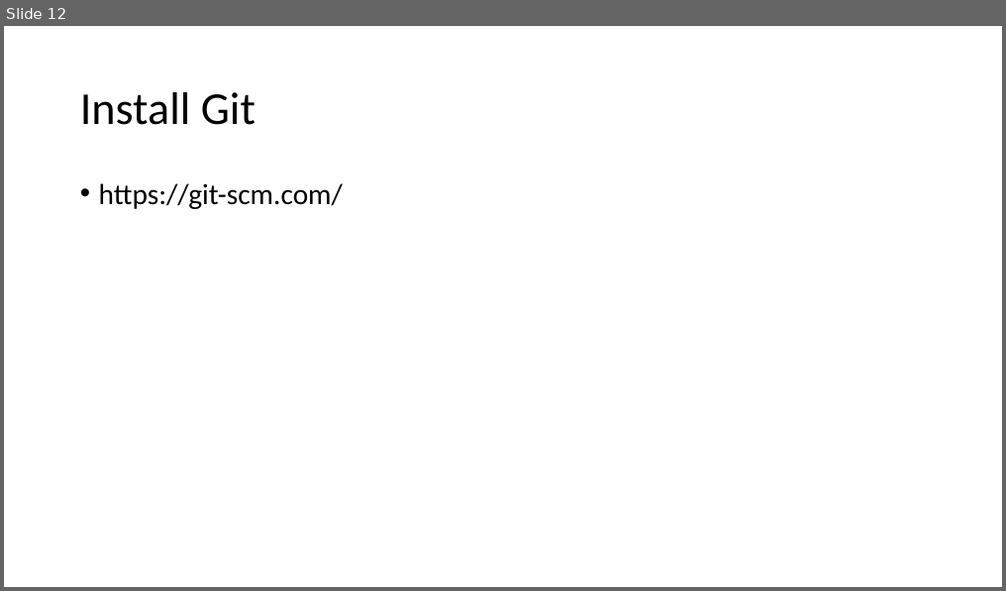
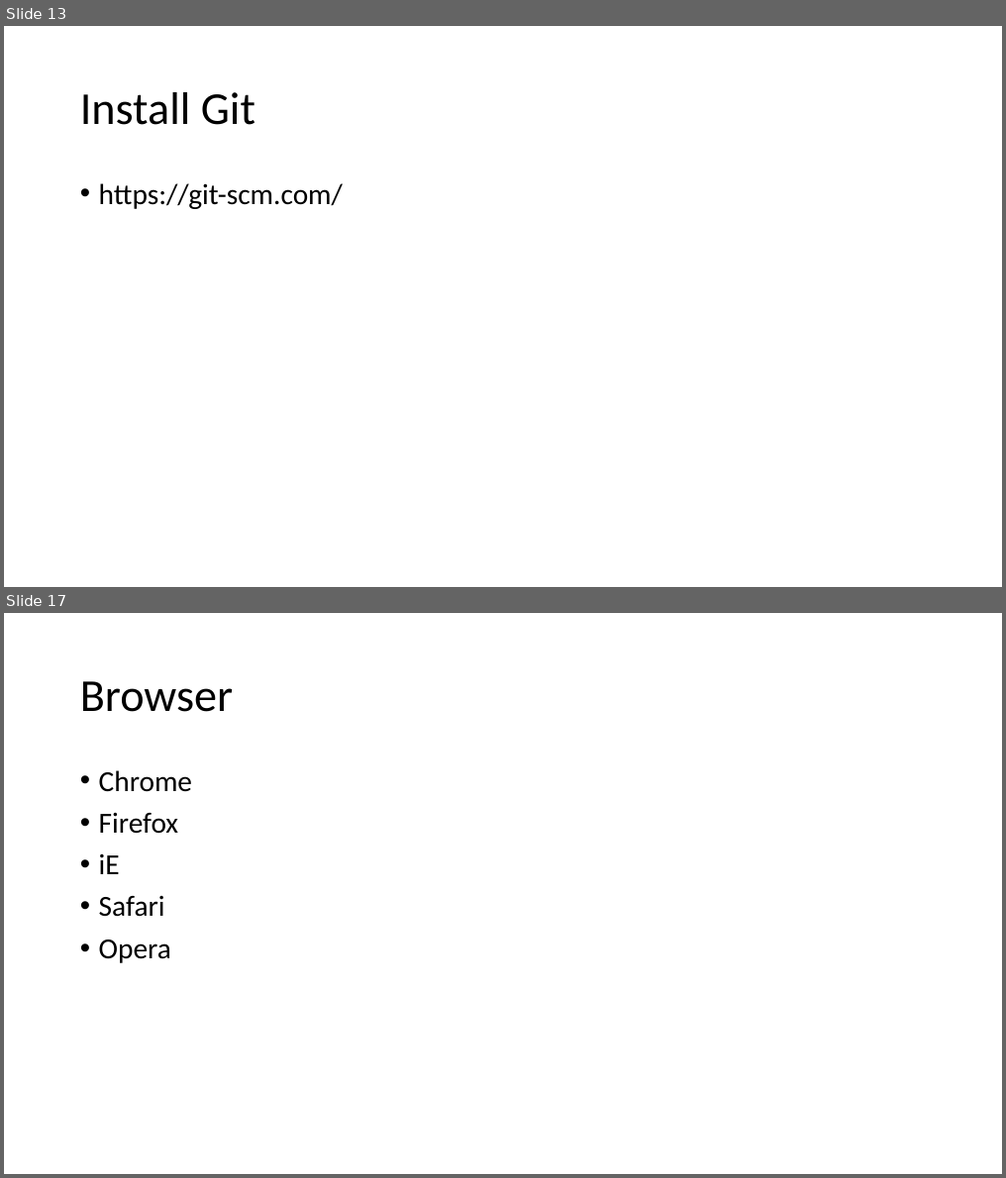
Before and after one commit to PiyushChaturvedii/Batch10, a slide deck: Git and Github.pptx. Shown one above the other, each under a label of ours: slide 12 before the commit, slides 13 and 17 after it; the slides between them are not shown. The pictures are 1006x591 and 1006x1178 pixels, drawn with LibreOffice and Linux fonts; fonts in the diff are those of the drawing. Boxes give left, top, right and bottom in pixels: in the first picture for what was removed or moved away, otherwise in the second. Text is boxed around its words. In the diff, an @@ line names an element or a change of style, - is before the commit and + after.

```diff
--- a/Git and Github.pptx
+++ b/Git and Github.pptx
@@ slide 17 added at (4,613,1002,1174), background #FFFFFF @@
@@ title added at (80,681,233,712), 44 pt, text #000000 @@
+Browser
@@ text added at (99,770,192,963), 28 pt, text #000000 @@
+• Chrome
+• Firefox
+• iE
+• Safari
+• Opera
@@ what was slide 12 is now slide 13 @@
```
Also in this commit, not shown: 10 other slides added, 1 other file.
